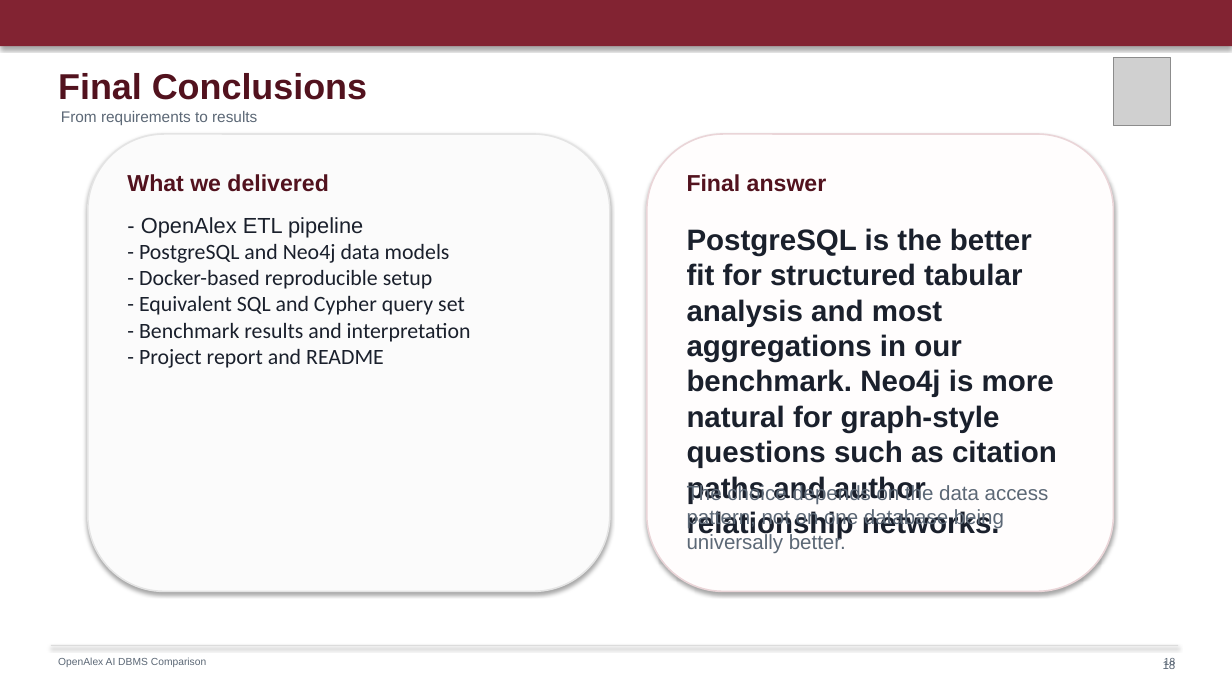
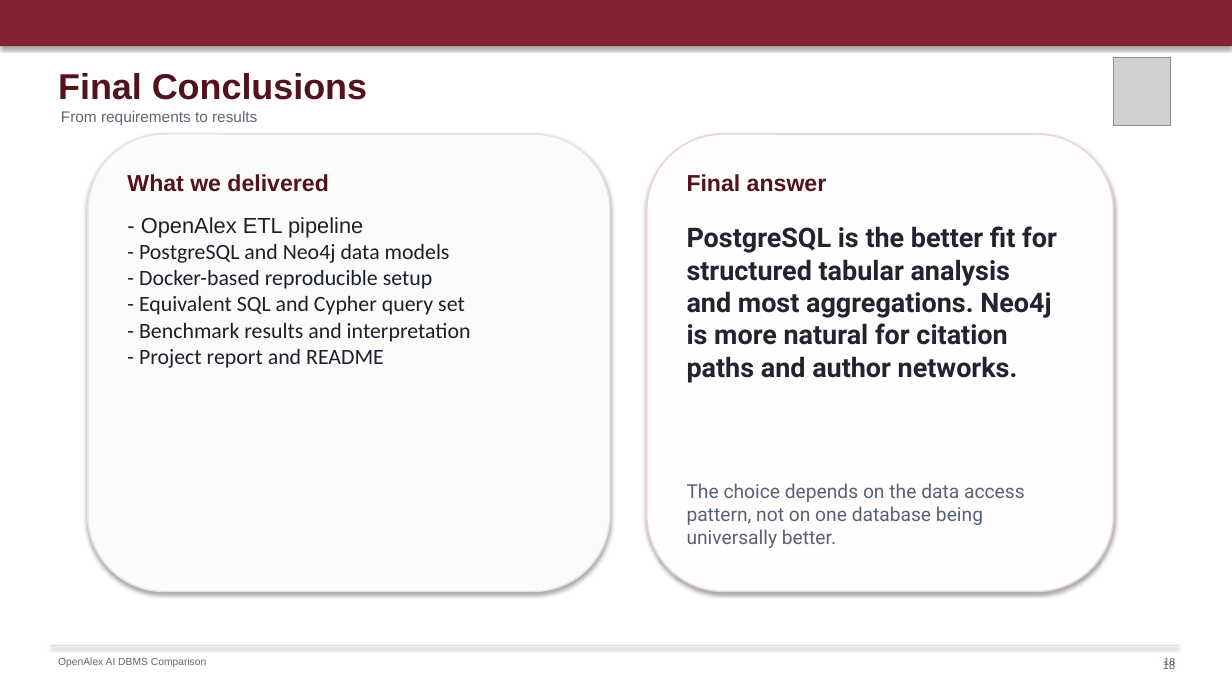
Before and after one commit to hamzaabedlkadr-b/openalex-ai-db-comparison, a slide deck: slide 18 of docs/OpenAlex_DBMS_Comparison_Sapienza.pptx. Drawn at 1232x693 pixels with LibreOffice and Linux fonts; fonts in the diff are those of the drawing; grey boxes stand for pictures. Boxes give left, top, right and bottom in pixels: in the first picture for what was removed or moved away, otherwise in the second. Text is boxed around its words. In the diff, an @@ line names an element or a change of style, - is before the commit and + after.

```diff
--- a/docs/OpenAlex_DBMS_Comparison_Sapienza.pptx
+++ b/docs/OpenAlex_DBMS_Comparison_Sapienza.pptx
@@ text at (x1=687, y1=226, x2=1057, y2=383): text changed; size 23 to 21 pt; font Arial to Roboto; text colour #1A202C to #1F2430 @@
-PostgreSQL is the better fit for structured tabular analysis and most aggregations in our benchmark. Neo4j is more natural for graph-style questions such as citation paths and author relationship networks.
+PostgreSQL is the better fit for structured tabular analysis and most aggregations. Neo4j is more natural for citation paths and author networks.
@@ text "The choice depends on the ..." at (x1=687, y1=483, x2=1025, y2=544): size 16 to 15 pt, font Arial to Roboto, text colour #5C6876 to #566373 @@
```
Also in this commit, not shown: 3 slides added, 4 other files.
